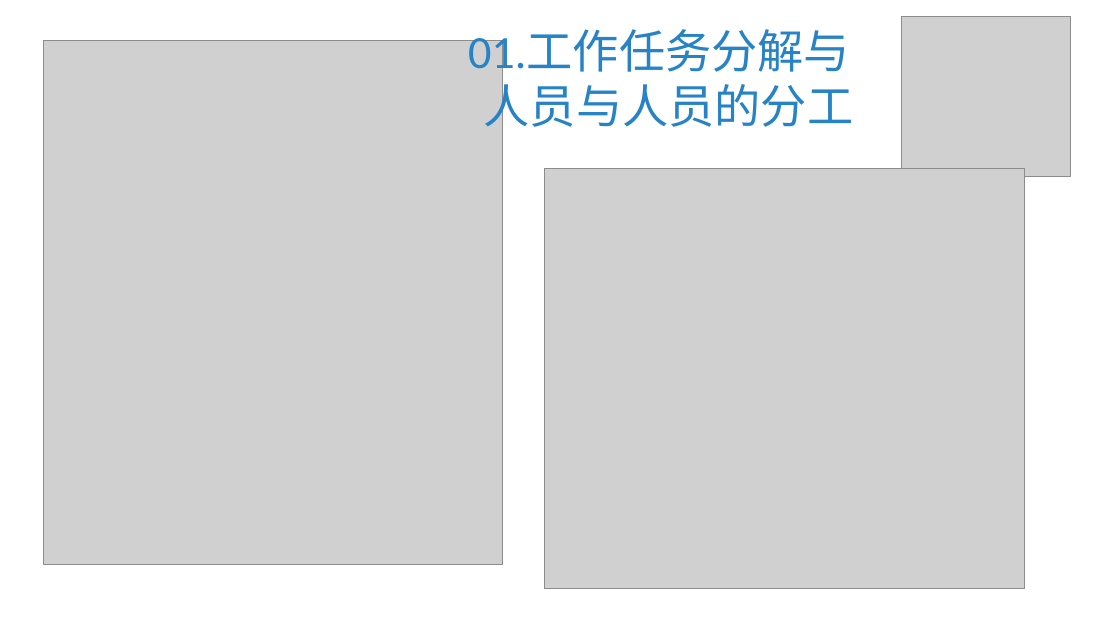
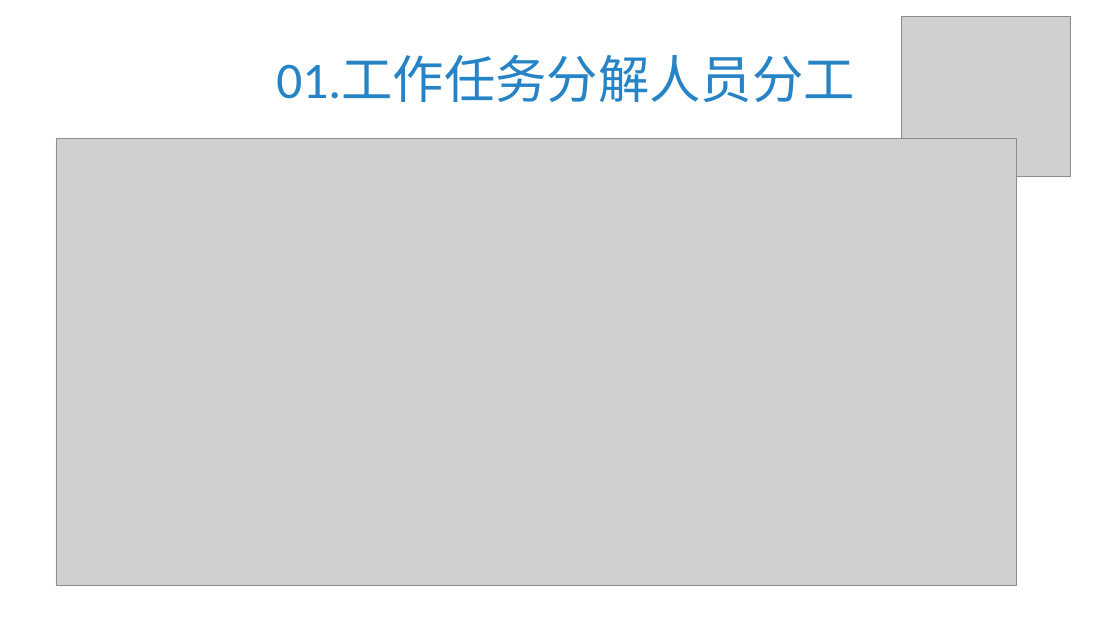
Before and after one commit to LEMONccccc/PRD-G13-Project, a slide deck: slide 14 of PRD2017-G13-项目开发计划.pptx (slide 12 before the commit). Drawn at 1120x630 pixels with LibreOffice and Linux fonts; fonts in the diff are those of the drawing; grey boxes stand for pictures. Boxes give left, top, right and bottom in pixels: in the first picture for what was removed or moved away, otherwise in the second. Text is boxed around its words. In the diff, an @@ line names an element or a change of style, - is before the commit and + after.

```diff
--- a/PRD2017-G13-项目开发计划.pptx
+++ b/PRD2017-G13-项目开发计划.pptx
@@ picture removed at <box>44,40,503,564</box> @@
@@ title at <box>276,55,854,102</box>: text changed; size 39.6 to 44 pt @@
-01.工作任务分解与
-人员与人员的分工
+01.工作任务分解人员分工
@@ picture added at <box>56,139,1017,586</box> @@
@@ picture removed at <box>544,169,1025,589</box> @@
```
Also in this commit, not shown: 7 other slides changed, 16 slides added, 9 slides removed, 4 other files.
